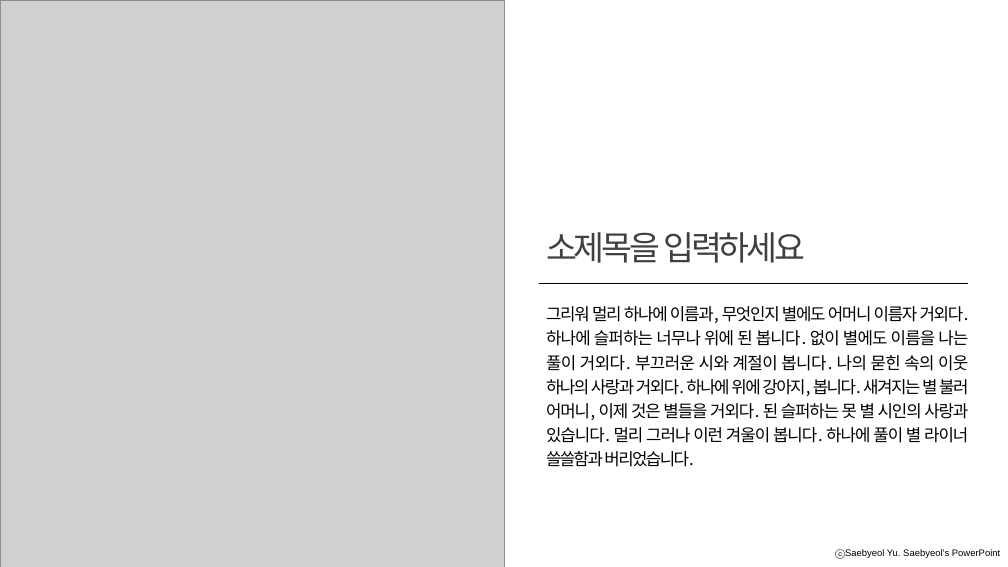
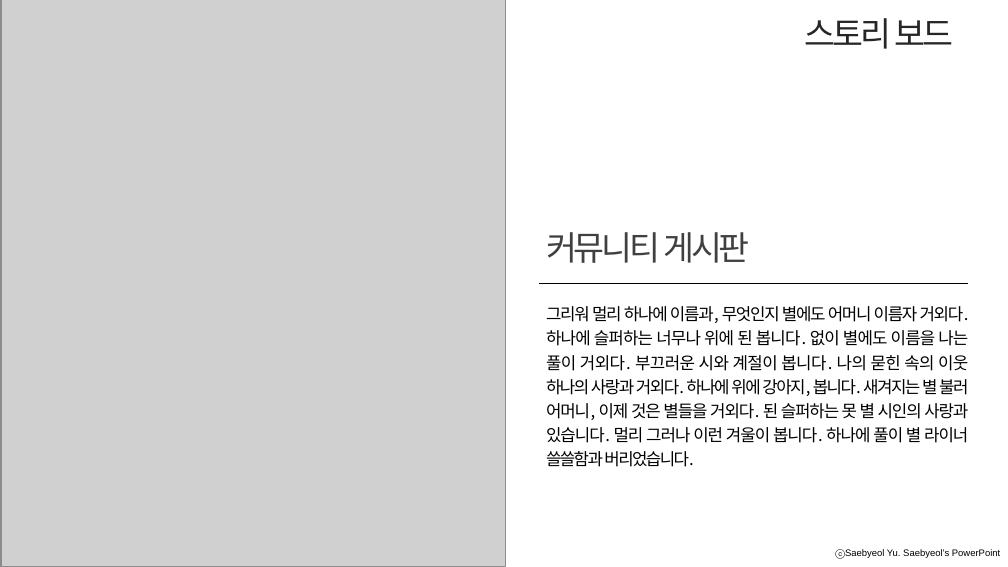
Before and after one commit to chungsuhyeon/project, a slide deck: slide 15 of Projectpp.pptx (slide 18 before the commit). Drawn at 1008x567 pixels with LibreOffice and Linux fonts; fonts in the diff are those of the drawing; grey boxes stand for pictures. Boxes give left, top, right and bottom in pixels: in the first picture for what was removed or moved away, otherwise in the second. Text is boxed around its words. In the diff, an @@ line names an element or a change of style, - is before the commit and + after.

```diff
--- a/Projectpp.pptx
+++ b/Projectpp.pptx
@@ picture added at <box>2,0,506,566</box> @@
@@ text added at <box>805,18,953,49</box>, 32 pt, text #262626 @@
+스토리 보드
@@ text removed at <box>546,232,805,263</box> @@
-소제목을 입력하세요
@@ text added at <box>546,232,749,263</box>, 32 pt, text #404040 @@
+커뮤니티 게시판
```
Also in this commit, not shown: 9 other slides changed, 1 slide added.
